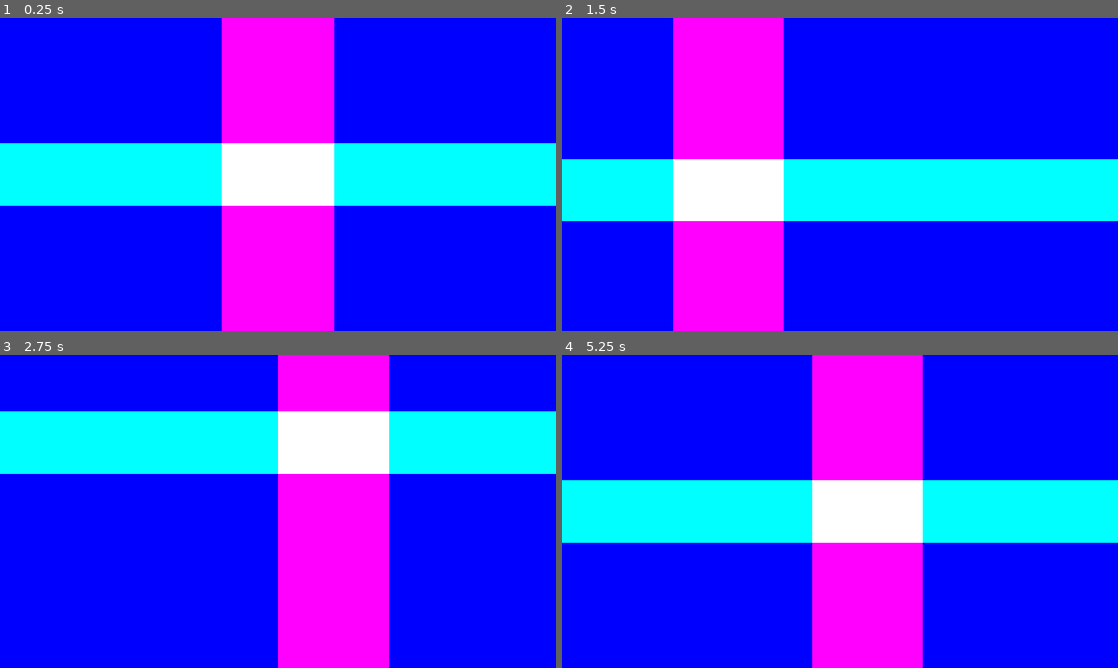
Above: before the commit, frames 1-4 (two rows, left to right).
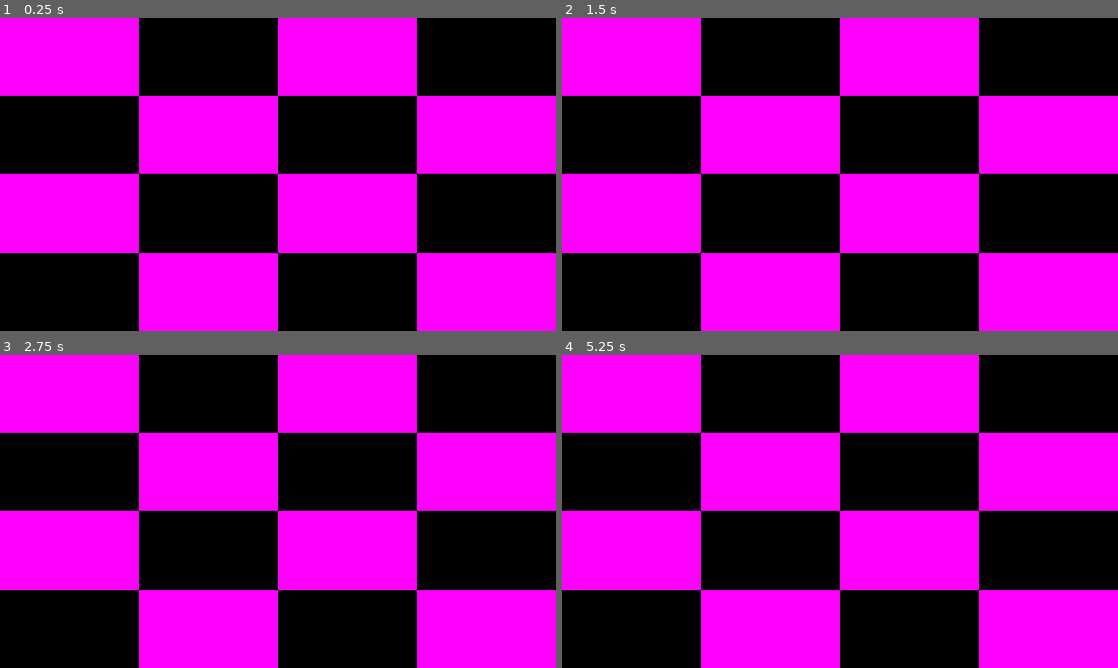
Above: after the commit, the same moments.

Repository: ksiondag/coffee_shop
Game: Godot game, scene res://main.tscn
The game is run twice, just before and just after one commit, with the same random seed, the same clock (stepped at 60 frames per second) and the same inputs. Before the commit the project starts from res://test.tscn.
Inputs (mouse positions are in pixels of both pictures, inside the frame that each line leads up to):
- Up to frame 1 (0.25 s): no input
- Up to frame 2 (1.5 s): tap Enter at 0.5 s; move the mouse to (962, 158) at 0.52 s; tap Space at 1.25 s; move the mouse to (728, 190) at 1.27 s
- Up to frame 3 (2.75 s): tap Enter at 2 s; move the mouse to (333, 442) at 2.02 s
- Up to frame 4 (5.25 s): tap Space at 2.75, 4.25 s; move the mouse to (812, 574) at 2.77 s; tap Enter at 3.5 s; move the mouse to (1006, 558) at 3.52 s; move the mouse to (673, 464) at 4.27 s; move the mouse to (867, 511) at 5.02 s

The runs differ from the first frame. In frame 1, 92% of the frame differs, in the area x 0-100%, y 0-100%; in frame 2, 92%; in frame 3, 91%; in frame 4, 92%.

Commit message:
Crosshair via compute shader

Diff:
--- /dev/null
+++ b/fluid/sim.gd
@@ -0,0 +1,128 @@
+extends Node
+
+const SHADER_PATH := "res://fluid/crosshair.glsl"
+
+# Must match local_size_x / local_size_y in the shader
+const GROUP_SIZE := 8
+
+@export var output: Texture2DRD
+@export var texture_size: Vector2i = Vector2i(512, 512)
+@export_range(0.0, 1.0) var blue: float
+
+var cursor := Vector2(0.5, 0.5)
+
+
+func _enter_tree() -> void:
+	RenderingServer.call_on_render_thread(_initialize_compute_code.bind(texture_size))
+
+
+func _exit_tree() -> void:
+	if output:
+		output.texture_rd_rid = RID()
+	RenderingServer.call_on_render_thread(_free_compute_resources)
+
+
+func _process(_delta: float) -> void:
+	# TODO: Get mouse cursor via View signal
+	var viewport := get_viewport()
+	cursor = viewport.get_mouse_position() / viewport.get_visible_rect().size
+
+	if output and output.texture_rd_rid != texture_rd:
+		output.texture_rd_rid = texture_rd
+
+	RenderingServer.call_on_render_thread(_render_process.bind(cursor, blue))
+
+
+# Rendering thread variables
+
+var rd: RenderingDevice
+var shader: RID
+var pipeline: RID
+var texture_rd: RID
+var uniform_set: RID
+var size_rd: Vector2i
+
+
+func _initialize_compute_code(size: Vector2i) -> void:
+	rd = RenderingServer.get_rendering_device()
+	if rd == null:
+		push_error("Sim: no RenderingDevice. Compute shaders need Forward+ or Mobile running on Vulkan/D3D12/Metal")
+		return
+
+	var shader_file: RDShaderFile = load(SHADER_PATH)
+	var spirv: RDShaderSPIRV = shader_file.get_spirv()
+	if spirv.compile_error_compute != "":
+		push_error("Sim: %s failed to compile:\n%s" % [SHADER_PATH, spirv.compile_error_compute])
+		return
+	shader = rd.shader_create_from_spirv(spirv)
+	pipeline = rd.compute_pipeline_create(shader)
+
+	var tf = RDTextureFormat.new()
+	# DATA_FORMAT_R16G16B16A16_SFLOAT matches rgba16f in shader
+	tf.format = RenderingDevice.DATA_FORMAT_R16G16B16A16_SFLOAT
+	tf.texture_type = RenderingDevice.TEXTURE_TYPE_2D
+	tf.width = size.x
+	tf.height = size.y
+	tf.depth = 1
+	tf.array_layers = 1
+	tf.mipmaps = 1
+	# SAMPLING: read by the TextureRect, STORAGE: written by imageStore
+	tf.usage_bits = (
+		RenderingDevice.TEXTURE_USAGE_SAMPLING_BIT |
+		RenderingDevice.TEXTURE_USAGE_STORAGE_BIT
+	)
+	texture_rd = rd.texture_create(tf, RDTextureView.new(), [])
+	size_rd = size
+
+	var uniform := RDUniform.new()
+	uniform.uniform_type = RenderingDevice.UNIFORM_TYPE_IMAGE
+	# binding = 0 in the shader
+	uniform.binding = 0
+	uniform.add_id(texture_rd)
+	# set = 0 in the shader
+	uniform_set = rd.uniform_set_create([uniform], shader, 0)
+
+
+func _render_process(p_cursor: Vector2, p_blue: float) -> void:
+	if rd == null or not pipeline.is_valid() or not uniform_set.is_valid():
+		return
+
+	# Must match the shader's Params block field for field: cursor, blue, padding (16 bytes)
+	var bytes := PackedFloat32Array([
+		p_cursor.x,
+		p_cursor.y,
+		p_blue,
+		0.0
+	]).to_byte_array()
+
+	# Round up so partial groups at the edges are still covered (skip out-of-bounds pixels)
+	@warning_ignore("integer_division")
+	var x_groups := (size_rd.x -1) / GROUP_SIZE + 1
+	@warning_ignore("integer_division")
+	var y_groups := (size_rd.y -1) / GROUP_SIZE + 1
+
+	var compute_list := rd.compute_list_begin()
+	rd.compute_list_bind_compute_pipeline(compute_list, pipeline)
+	rd.compute_list_bind_uniform_set(compute_list, uniform_set, 0)
+	rd.compute_list_set_push_constant(compute_list, bytes, bytes.size())
+	rd.compute_list_dispatch(compute_list, x_groups, y_groups, 1)
+	rd.compute_list_end()
+
+
+func _free_compute_resources() -> void:
+	if rd == null:
+		return
+
+	# Freeing the texture also frees the uniform_set
+	if texture_rd.is_valid():
+		rd.free_rid(texture_rd)
+
+	# Freeing the shader also frees the pipeline
+	if shader.is_valid():
+		rd.free_rid(shader)
+
+	# is_valid stays true after freeing, so reset the RIDs
+	texture_rd = RID()
+	uniform_set = RID()
+	shader = RID()
+	pipeline = RID()
--- /dev/null
+++ b/main.tscn
@@ -0,0 +1,29 @@
+[gd_scene format=3 uid="uid://dncl3nl3u6v65"]
+
+[ext_resource type="Script" uid="uid://dxjd1l0n8uwqa" path="res://fluid/sim.gd" id="1_ig7tw"]
+
+[sub_resource type="Texture2DRD" id="Texture2DRD_5c1er"]
+
+[node name="Main" type="Control" unique_id=1239921856]
+layout_mode = 3
+anchors_preset = 15
+anchor_right = 1.0
+anchor_bottom = 1.0
+grow_horizontal = 2
+grow_vertical = 2
+
+[node name="View" type="TextureRect" parent="." unique_id=1562358440]
+texture_filter = 1
+layout_mode = 1
+anchors_preset = 15
+anchor_right = 1.0
+anchor_bottom = 1.0
+grow_horizontal = 2
+grow_vertical = 2
+texture = SubResource("Texture2DRD_5c1er")
+expand_mode = 1
+
+[node name="Sim" type="Node" parent="." unique_id=961894542]
+script = ExtResource("1_ig7tw")
+output = SubResource("Texture2DRD_5c1er")
+blue = 0.435
--- a/project.godot
+++ b/project.godot
@@ -11,7 +11,7 @@
 [application]
 
 config/name="CoffeeShop"
-run/main_scene="uid://ldv62tppvmrl"
+run/main_scene="uid://dncl3nl3u6v65"
 config/features=PackedStringArray("4.7", "GL Compatibility")
 config/icon="res://icon.svg"
 
Not shown, added: fluid/crosshair.glsl
Not shown, added: fluid/crosshair.glsl.import
Not shown, added: fluid/sim.gd.uid
